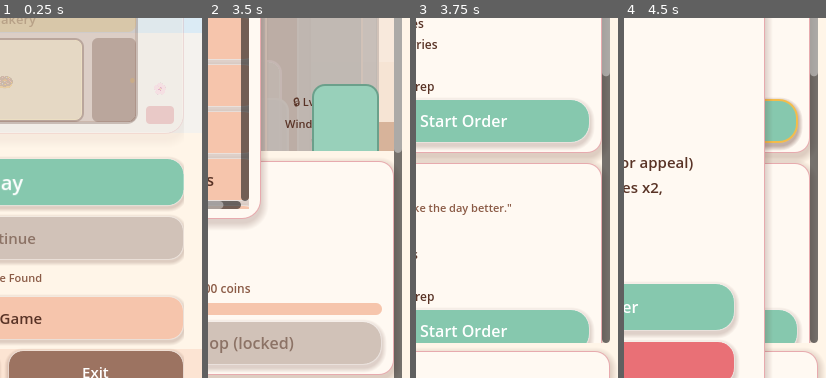
Above: before the commit, frames 1-4 (left to right).
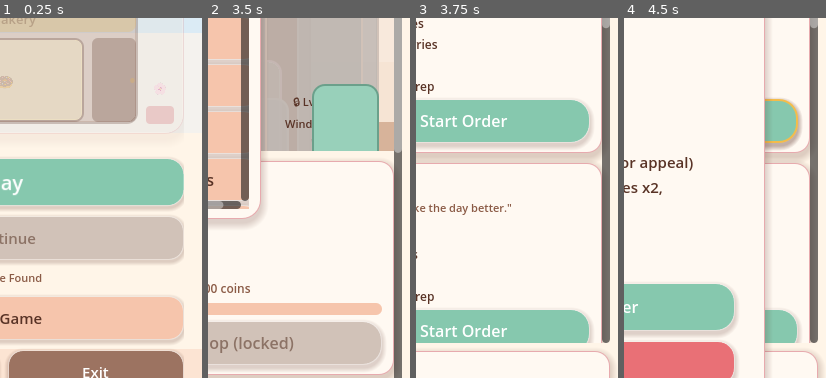
Above: after the commit, the same moments.

Repository: 229MVP/Sugar-Street-Tycoon
Game: Godot game, scene res://scenes/main/title_screen.tscn
The game is run twice, just before and just after one commit, with the same random seed, the same clock (stepped at 60 frames per second) and the same inputs.
Inputs:
- Up to frame 1 (0.25 s): no input
- Up to frame 2 (3.5 s): click "Play" at 0.5 s; click "◆ Shop" at 1.25 s; click "■ Inventory" at 2 s; click "◆ Shop" at 2.75 s
- Up to frame 3 (3.75 s): click "● Customers" at 3.5 s
- Up to frame 4 (4.5 s): click "Start Order" at 4.25 s
The pictures show only the part of the screen within x 49-99%, y 26-76%; the shares and areas given below are measured in that part.

Frames 1-2 are identical in both runs. In frame 3, 0.5% of the frame differs, in the area x 92-97%, y 2-17%; in frame 4, 0.5%.

Commit message:
Phase 10: top up beta content to 10 levels/orders; add BetaSmokeTest (Phase 12 data core)
Co-authored-by: 229MVP <229MVP@users.noreply.github.com>

Diff:
--- a/scripts/definitions/definition_database.gd
+++ b/scripts/definitions/definition_database.gd
@@ -382,6 +382,10 @@
 	_add_reward("reward_noah", 325, 55, 12, {"flour": 3, "cream": 2})
 	_add_reward("reward_morgan", 450, 75, 18, {"grapes": 2, "sugar": 2})
 	_add_reward("reward_elena", 260, 40, 9, {"butter": 2, "vanilla": 1})
+	_add_reward("reward_mia_002", 300, 50, 11, {"chocolate": 2, "flour": 2})
+	_add_reward("reward_jordan_002b", 520, 85, 20, {"chocolate": 3, "caramel": 2})
+	_add_reward("reward_taylor_002", 380, 60, 14, {"cheesecake_filling": 2, "cream": 2})
+	_add_reward("reward_morgan_002", 600, 95, 24, {"cream": 2, "cookies": 2, "packaging": 2})
 
 
 # ---------------------------------------------------------------------------
@@ -411,6 +415,16 @@
 	])
 	_add_level("level_05", "Candy Crush Hour", 18, [{"piece_id": "candy", "amount": 35, "description": "Collect 35 candy pieces"}])
 	_add_level("level_06", "Butter Batch", 20, [{"piece_id": "cookie", "amount": 24, "description": "Collect 24 cookies"}])
+	_add_level("level_07", "Donut Dash", 20, [{"piece_id": "donut", "amount": 22, "description": "Collect 22 donuts"}])
+	_add_level("level_08", "Sweet Rush", 22, [
+		{"piece_id": "chocolate", "amount": 15, "description": "Collect 15 chocolate pieces"},
+		{"piece_id": "strawberry", "amount": 15, "description": "Collect 15 strawberries"},
+	])
+	_add_level("level_09", "Cookie Jar", 18, [{"piece_id": "cookie", "amount": 28, "description": "Collect 28 cookies"}])
+	_add_level("level_10", "Grand Opening", 26, [
+		{"piece_id": "cupcake", "amount": 15, "description": "Collect 15 cupcakes"},
+		{"piece_id": "donut", "amount": 15, "description": "Collect 15 donuts"},
+	])
 
 
 # ---------------------------------------------------------------------------
@@ -453,6 +467,16 @@
 		OrderDefinition.Difficulty.HARD, "candy", 35, 18, "Collect 35 candy pieces")
 	_add_order("order_elena_006", "elena", "butter_cookies", "level_06", "reward_elena",
 		OrderDefinition.Difficulty.EASY, "cookie", 24, 20, "Collect 24 cookies")
+	_add_order("order_mia_007", "mia_customer", "chocolate_cupcakes", "level_07", "reward_mia_002",
+		OrderDefinition.Difficulty.MEDIUM, "donut", 22, 20, "Collect 22 donuts")
+	_add_order("order_jordan_008", "jordan", "caramel_donuts", "level_08", "reward_jordan_002b",
+		OrderDefinition.Difficulty.HARD, "chocolate", 15, 22, "Collect 15 chocolate + 15 strawberries",
+		[{"piece_id": "strawberry", "amount": 15}])
+	_add_order("order_taylor_009", "taylor", "cheesecake_cups", "level_09", "reward_taylor_002",
+		OrderDefinition.Difficulty.MEDIUM, "cookie", 28, 18, "Collect 28 cookies")
+	_add_order("order_morgan_010", "morgan", "cookies_cream_cupcakes", "level_10", "reward_morgan_002",
+		OrderDefinition.Difficulty.HARD, "cupcake", 15, 26, "Collect 15 cupcakes + 15 donuts",
+		[{"piece_id": "donut", "amount": 15}])
 
 
 # ---------------------------------------------------------------------------
--- /dev/null
+++ b/scripts/tools/beta_smoke_test.gd
@@ -0,0 +1,225 @@
+class_name BetaSmokeTest
+extends RefCounted
+## One-button automated smoke test (Phase 12). Debug-build only. Powers the
+## Beta Diagnostics screen's "Run Smoke Test" button and is reused directly by
+## `headless_content_counts_test.gd` so the same checks run in CI/regression.
+
+const REQUIRED_SCENES := [
+	"res://scenes/main/title_screen.tscn",
+	"res://scenes/shop/shop_hub.tscn",
+	"res://scenes/orders/orders_screen.tscn",
+	"res://scenes/inventory/inventory_screen.tscn",
+	"res://scenes/recipes/recipe_book.tscn",
+	"res://scenes/upgrades/upgrades_screen.tscn",
+	"res://scenes/workers/worker_roster.tscn",
+	"res://scenes/decor/decor_screen.tscn",
+	"res://scenes/gameplay/gameplay.tscn",
+	"res://scenes/gameplay/board.tscn",
+	"res://scenes/ui/hud.tscn",
+	"res://scenes/ui/win_popup.tscn",
+	"res://scenes/ui/loss_popup.tscn",
+	"res://scenes/ui/pause_popup.tscn",
+	"res://scenes/popups/level_complete_popup.tscn",
+]
+
+const REQUIRED_AUTOLOADS := ["GameState", "AudioManager", "SceneRouter"]
+
+const VALID_WORKER_EFFECTS := [
+	"order_coins", "order_xp", "order_reputation", "passive_income",
+	"all_order_rewards", "bonus_ingredients", "bonus_star_chance", "",
+]
+
+
+## Full smoke test. Pass the active SceneTree (e.g. `get_tree()`) to also
+## check autoloads and a live new-game initialization; omit it to run the
+## pure data/content/save checks headlessly.
+static func run_full(tree: SceneTree = null) -> Dictionary:
+	var db := DefinitionDatabase.new()
+	db.build()
+	var sections := {
+		"scenes": validate_scenes(),
+		"content": validate_content(db),
+		"save": validate_save_roundtrip(),
+	}
+	if tree:
+		sections["autoloads"] = validate_autoloads(tree)
+		sections["new_game"] = validate_new_game(tree)
+
+	var all_ok := true
+	var all_messages: Array[String] = []
+	for key in sections.keys():
+		var r: Dictionary = sections[key]
+		all_ok = all_ok and bool(r.get("ok", false))
+		for m in r.get("messages", []):
+			all_messages.append("[%s] %s" % [key, m])
+	return {"ok": all_ok, "messages": all_messages, "sections": sections}
+
+
+static func validate_scenes() -> Dictionary:
+	var messages: Array[String] = []
+	var ok := true
+	for path in REQUIRED_SCENES:
+		if not ResourceLoader.exists(path):
+			ok = false
+			messages.append("missing scene: %s" % path)
+	return {"ok": ok, "messages": messages}
+
+
+static func validate_autoloads(tree: SceneTree) -> Dictionary:
+	var messages: Array[String] = []
+	var ok := true
+	for singleton_name in REQUIRED_AUTOLOADS:
+		if tree.root.get_node_or_null(singleton_name) == null:
+			ok = false
+			messages.append("missing autoload: %s" % singleton_name)
+	return {"ok": ok, "messages": messages}
+
+
+static func validate_save_roundtrip() -> Dictionary:
+	var messages: Array[String] = []
+	var ok := true
+	var had_save := SaveManager.has_save()
+	var backup_dict: Dictionary = {}
+	if had_save:
+		# Don't disturb a real player save during a diagnostics run.
+		var existing := SaveManager.load_game()
+		backup_dict = SaveManager._to_dict(existing)
+	var data := SaveData.create_default()
+	data.coins = 4321
+	if not SaveManager.save_game(data):
+		ok = false
+		messages.append("save_game() returned false")
+	else:
+		var loaded := SaveManager.load_game()
+		if loaded == null or loaded.coins != 4321:
+			ok = false
+			messages.append("load_game() roundtrip mismatch")
+	if had_save:
+		var restored := SaveManager._from_dict(backup_dict)
+		SaveManager.save_game(restored)
+	else:
+		SaveManager.delete_save()
+	return {"ok": ok, "messages": messages}
+
+
+static func validate_new_game(tree: SceneTree) -> Dictionary:
+	var messages: Array[String] = []
+	var ok := true
+	var gs := tree.root.get_node_or_null("GameState")
+	if gs == null:
+		return {"ok": false, "messages": ["GameState autoload missing — cannot test new_game()"]}
+	var had_save := SaveManager.has_save()
+	var backup_dict: Dictionary = {}
+	if had_save:
+		backup_dict = SaveManager._to_dict(SaveManager.load_game())
+	gs.new_game()
+	if gs.data == null or gs.data.player_level != 1 or gs.data.coins != 500:
+		ok = false
+		messages.append("new_game() did not initialize starter state correctly")
+	if had_save:
+		gs.data = SaveManager._from_dict(backup_dict)
+		gs.save_now()
+	return {"ok": ok, "messages": messages}
+
+
+## Content/data integrity: duplicate ids, negative balances, and cross-references.
+static func validate_content(db: DefinitionDatabase) -> Dictionary:
+	var messages: Array[String] = []
+	var ok := true
+
+	if db.ingredient_sequence.size() != db.ingredients.size():
+		ok = false
+		messages.append("duplicate ingredient id detected")
+	if db.recipe_sequence.size() != db.recipes.size():
+		ok = false
+		messages.append("duplicate recipe id detected")
+	if db.upgrade_sequence.size() != db.upgrades.size():
+		ok = false
+		messages.append("duplicate upgrade id detected")
+	if db.worker_sequence.size() != db.workers.size():
+		ok = false
+		messages.append("duplicate worker id detected")
+	if db.customer_sequence.size() != db.customers.size():
+		ok = false
+		messages.append("duplicate customer id detected")
+	if db.order_sequence.size() != db.orders.size():
+		ok = false
+		messages.append("duplicate order id detected")
+
+	for id in db.ingredient_sequence:
+		var def := db.get_ingredient(id)
+		if def == null:
+			ok = false
+			messages.append("ingredient '%s' failed to load" % id)
+			continue
+		if def.starting_amount < 0:
+			ok = false
+			messages.append("ingredient '%s' has a negative starting_amount" % id)
+
+	for id in db.recipe_sequence:
+		var recipe := db.get_recipe(id)
+		if recipe == null:
+			ok = false
+			messages.append("recipe '%s' failed to load" % id)
+			continue
+		for iid in recipe.order_ingredient_requirements.keys():
+			if not db.ingredients.has(str(iid)):
+				ok = false
+				messages.append("recipe '%s' references unknown ingredient '%s'" % [id, iid])
+		for iid in recipe.craft_ingredient_costs.keys():
+			if not db.ingredients.has(str(iid)):
+				ok = false
+				messages.append("recipe '%s' craft cost references unknown ingredient '%s'" % [id, iid])
+		if recipe.unlock_coin_cost < 0 or recipe.craft_coin_reward < 0:
+			ok = false
+			messages.append("recipe '%s' has a negative cost/reward" % id)
+
+	for id in db.order_sequence:
+		var order := db.get_order(id)
+		if order == null:
+			ok = false
+			messages.append("order '%s' failed to load" % id)
+			continue
+		if not db.customers.has(order.customer_id):
+			ok = false
+			messages.append("order '%s' references unknown customer '%s'" % [id, order.customer_id])
+		if not db.levels.has(order.level_id):
+			ok = false
+			messages.append("order '%s' references unknown level '%s'" % [id, order.level_id])
+		if not db.rewards.has(order.reward_id):
+			ok = false
+			messages.append("order '%s' references unknown reward '%s'" % [id, order.reward_id])
+		if not db.recipes.has(order.recipe_id):
+			ok = false
+			messages.append("order '%s' references unknown recipe '%s'" % [id, order.recipe_id])
+
+	for id in db.worker_sequence:
+		var worker := db.get_worker(id)
+		if worker == null:
+			ok = false
+			messages.append("worker '%s' failed to load" % id)
+			continue
+		if worker.primary_bonus_type not in VALID_WORKER_EFFECTS:
+			ok = false
+			messages.append("worker '%s' has an unknown primary_bonus_type '%s'" % [id, worker.primary_bonus_type])
+		if worker.secondary_bonus_type != "" and worker.secondary_bonus_type not in VALID_WORKER_EFFECTS:
+			ok = false
+			messages.append("worker '%s' has an unknown secondary_bonus_type '%s'" % [id, worker.secondary_bonus_type])
+		if worker.hire_cost < 0:
+			ok = false
+			messages.append("worker '%s' has a negative hire_cost" % id)
+
+	for id in db.upgrade_sequence:
+		var upgrade := db.get_upgrade(id)
+		if upgrade == null:
+			ok = false
+			messages.append("upgrade '%s' failed to load" % id)
+			continue
+		if upgrade.max_level < 1:
+			ok = false
+			messages.append("upgrade '%s' has an invalid max_level" % id)
+		if upgrade.base_cost < 0:
+			ok = false
+			messages.append("upgrade '%s' has a negative base_cost" % id)
+
+	return {"ok": ok, "messages": messages}
--- /dev/null
+++ b/scripts/tools/headless_content_counts_test.gd
@@ -0,0 +1,45 @@
+extends SceneTree
+## Verifies Beta 0.1 seed-content counts and basic cross-reference integrity
+## (Phase 10 requirements). Also doubles as the data half of the Beta
+## Diagnostics one-button smoke test (see scripts/tools/beta_smoke_test.gd).
+
+
+func _init() -> void:
+	call_deferred("_run")
+
+
+func _run() -> void:
+	print("=== Content counts test ===")
+	await process_frame
+	var db := DefinitionDatabase.new()
+	db.build()
+
+	var ok := true
+	ok = _expect(db.ingredient_sequence.size(), 12, "ingredients") and ok
+	ok = _expect(db.recipe_sequence.size(), 8, "recipes") and ok
+	ok = _expect(db.upgrade_sequence.size(), 6, "upgrades") and ok
+	ok = _expect(db.worker_sequence.size(), 6, "workers") and ok
+	ok = _expect(db.customer_sequence.size(), 6, "customers") and ok
+	ok = _expect_at_least(db.order_sequence.size(), 10, "order templates") and ok
+	ok = _expect_at_least(db.levels.size(), 10, "puzzle levels") and ok
+
+	ok = BetaSmokeTest.validate_content(db).ok and ok
+
+	print("=== RESULT: %s ===" % ("PASS" if ok else "FAIL"))
+	quit(0 if ok else 1)
+
+
+func _expect(actual: int, expected: int, label: String) -> bool:
+	if actual != expected:
+		push_error("expected %d %s, got %d" % [expected, label, actual])
+		return false
+	print("[OK] %d %s" % [actual, label])
+	return true
+
+
+func _expect_at_least(actual: int, minimum: int, label: String) -> bool:
+	if actual < minimum:
+		push_error("expected at least %d %s, got %d" % [minimum, label, actual])
+		return false
+	print("[OK] %d %s (>= %d)" % [actual, label, minimum])
+	return true
